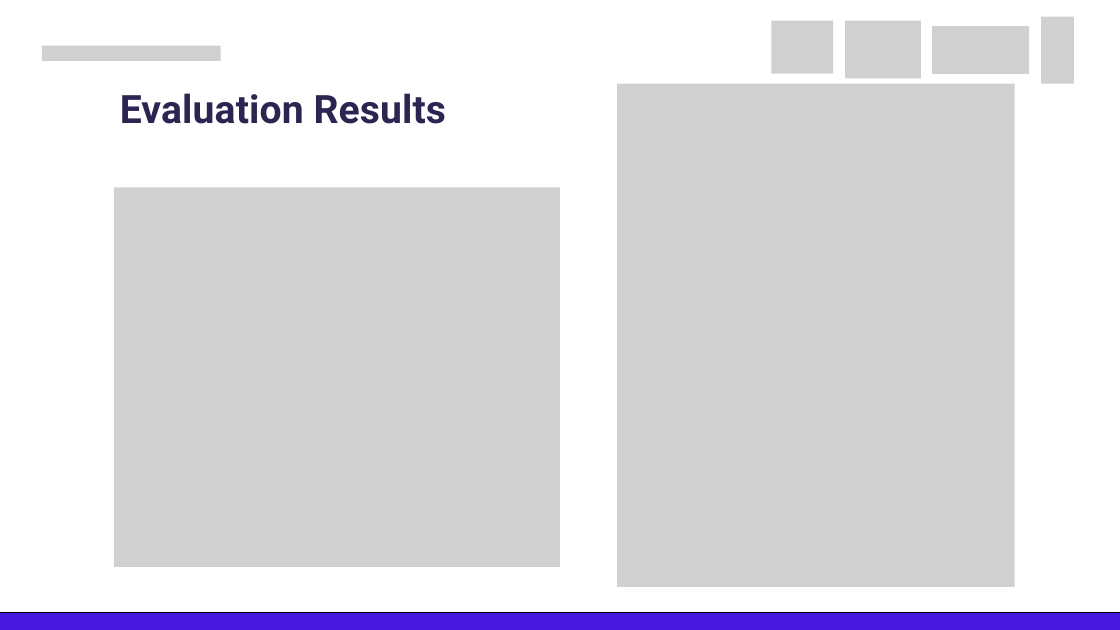
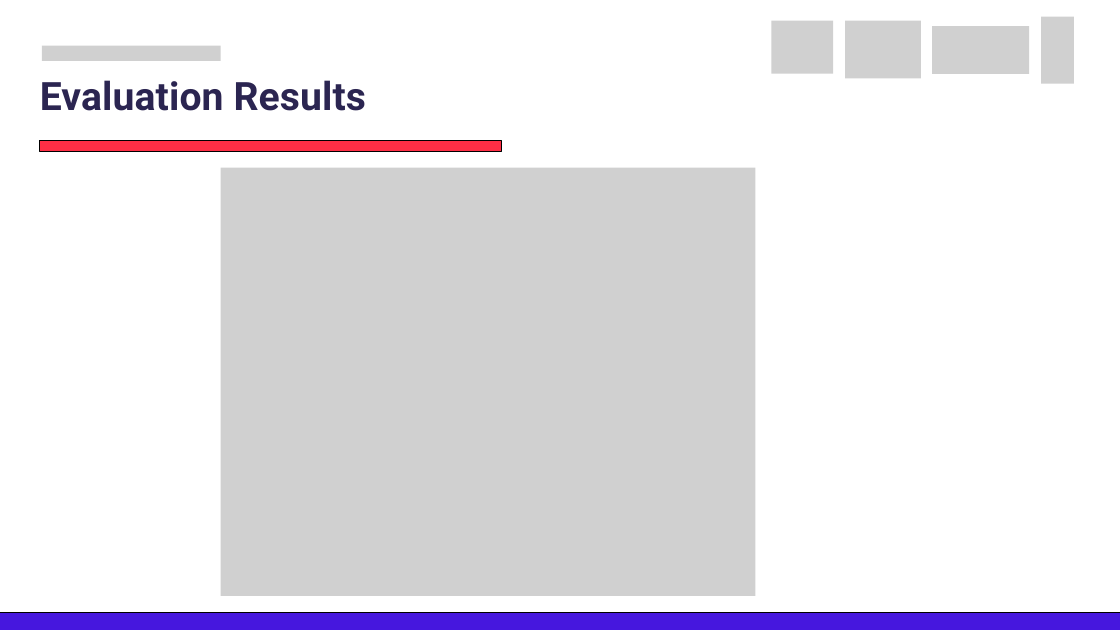
Before and after one commit to edasaruhan/FTL_Myanmar_Gr12, a slide deck: slide 15 of Final Presentation/Frontier_Tech_Leaders_ Programme_Capstone_Group12.pptx.pptx (slide 14 before the commit). Drawn at 1120x630 pixels with LibreOffice and Linux fonts; fonts in the diff are those of the drawing; grey boxes stand for pictures. Boxes give left, top, right and bottom in pixels: in the first picture for what was removed or moved away, otherwise in the second. Text is boxed around its words. In the diff, an @@ line names an element or a change of style, - is before the commit and + after.

```diff
--- a/Final Presentation/Frontier_Tech_Leaders_ Programme_Capstone_Group12.pptx.pptx
+++ b/Final Presentation/Frontier_Tech_Leaders_ Programme_Capstone_Group12.pptx.pptx
@@ text "Evaluation Results": place and size @@
-text "Evaluation Results" at [120, 93, 446, 124]
+text "Evaluation Results" at [40, 80, 366, 111]
@@ picture removed at [617, 83, 1015, 587] @@
@@ freeform shape added at [40, 141, 501, 152], fill #FE2E45, outline #000000 1 pt @@
@@ picture: place and size @@
-picture at [114, 188, 560, 567]
+picture at [221, 167, 755, 596]
```
Also in this commit, not shown: 17 other slides changed, 1 other file.
